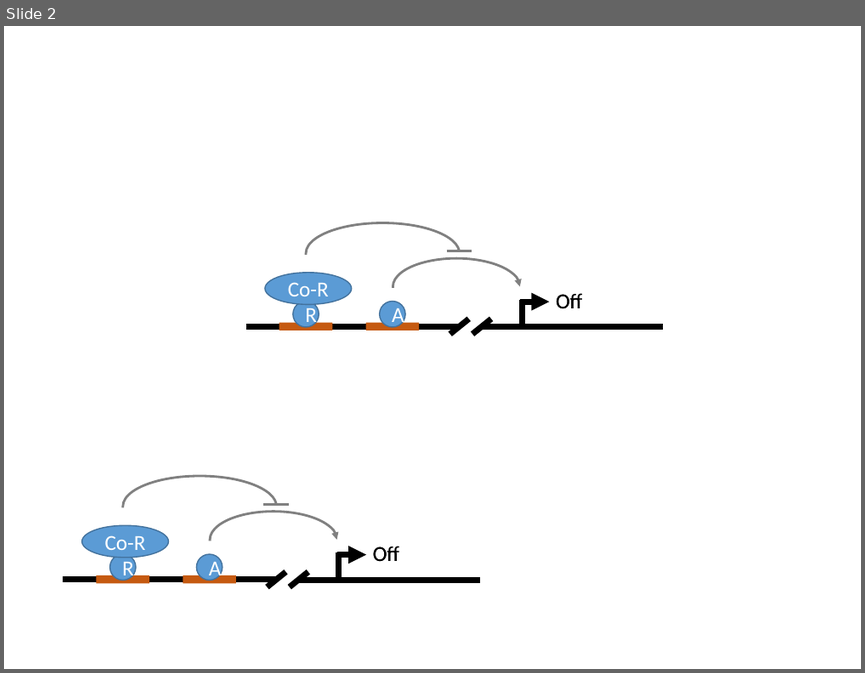
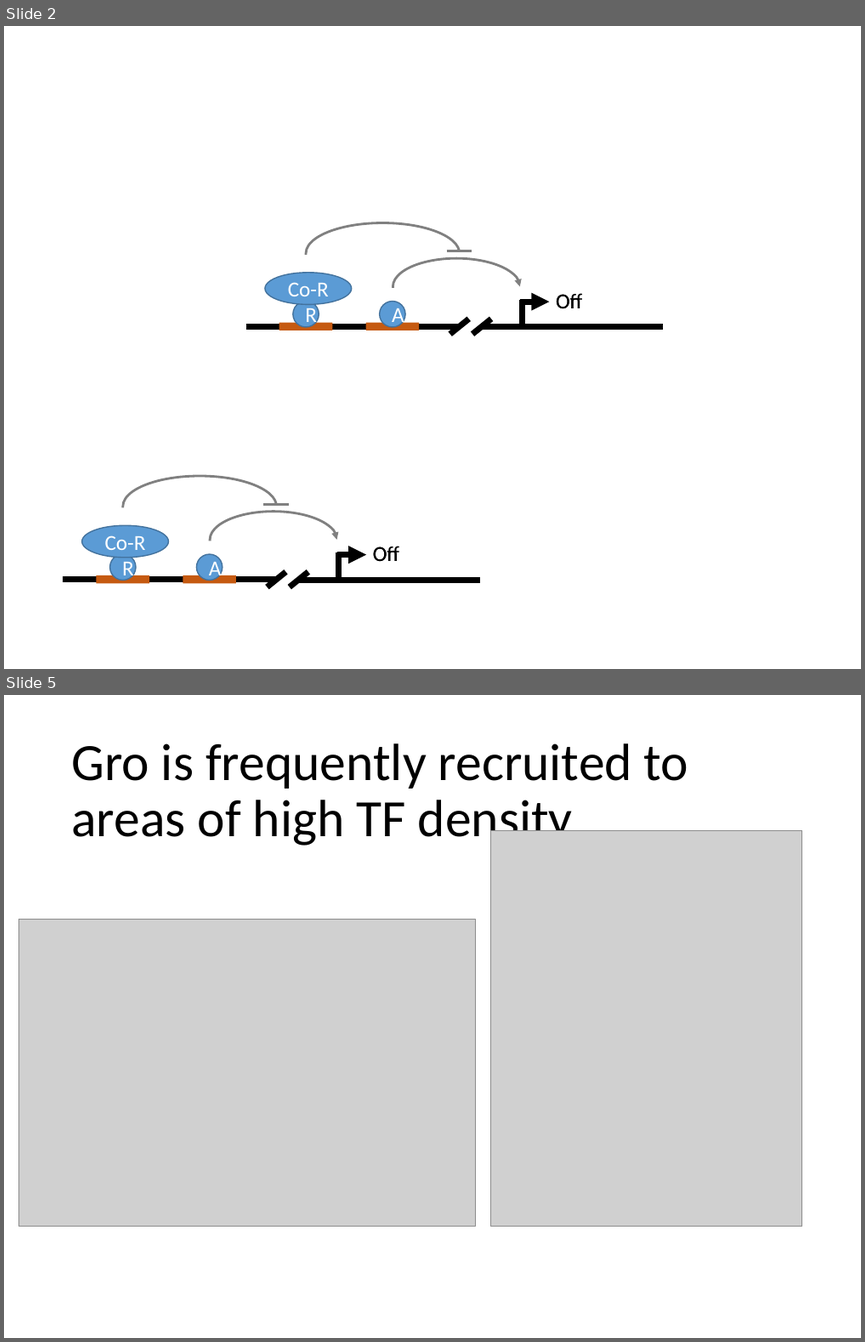
Before and after one commit to mdchambers/dissertation, a slide deck: presentations/defense_unused.pptx. Shown one above the other, each under a label of ours: slide 2 before the commit, slides 2 and 5 after it; the slides between them are not shown. The pictures are 865x673 and 865x1342 pixels, drawn with LibreOffice and Linux fonts; fonts in the diff are those of the drawing; grey boxes stand for pictures. Boxes give left, top, right and bottom in pixels: in the first picture for what was removed or moved away, otherwise in the second. Text is boxed around its words. In the diff, an @@ line names an element or a change of style, - is before the commit and + after.

```diff
--- a/presentations/defense_unused.pptx
+++ b/presentations/defense_unused.pptx
@@ slide 5 added at [4,695,861,1338], background #FFFFFF @@
@@ title added at [71,743,688,849], 44 pt, text #000000 @@
+Gro is frequently recruited to areas of high TF density
@@ picture added at [491,830,801,1226] @@
@@ picture added at [18,919,474,1226] @@
```
Also in this commit, not shown: 4 other slides added, 2 other files.
